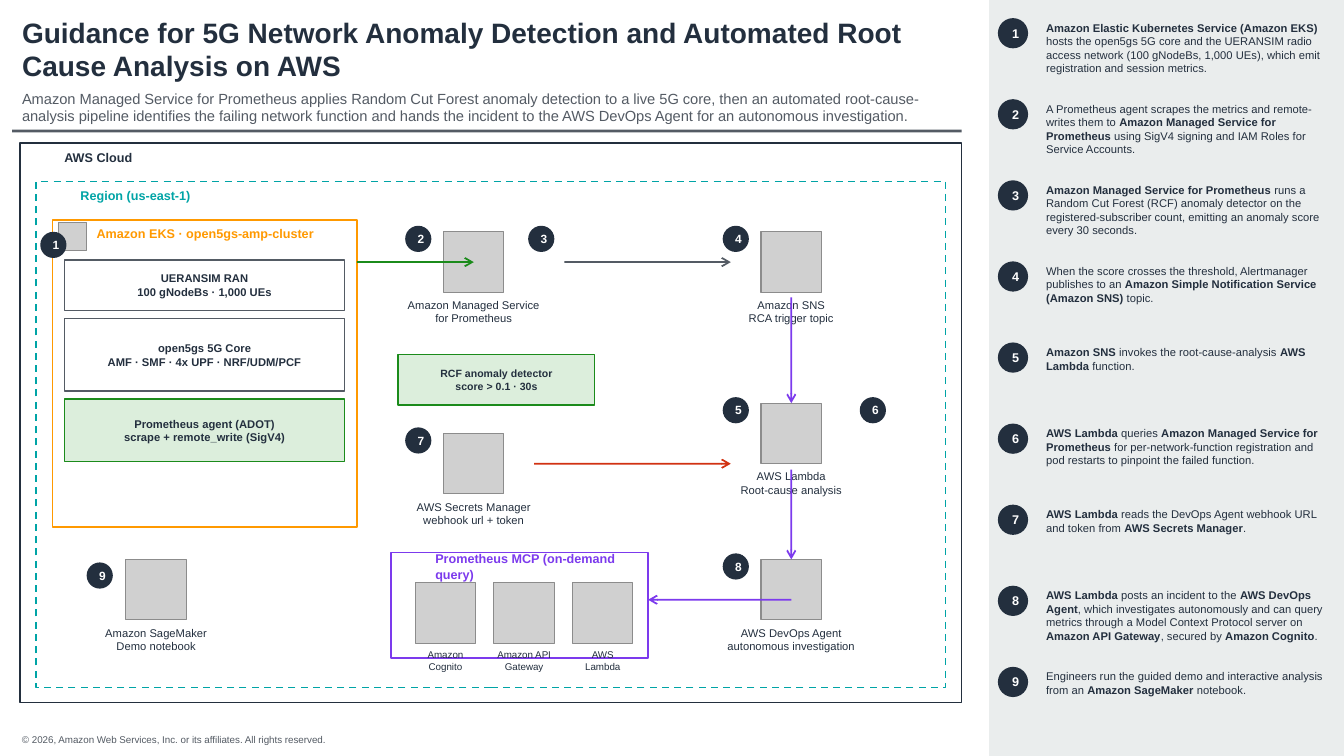
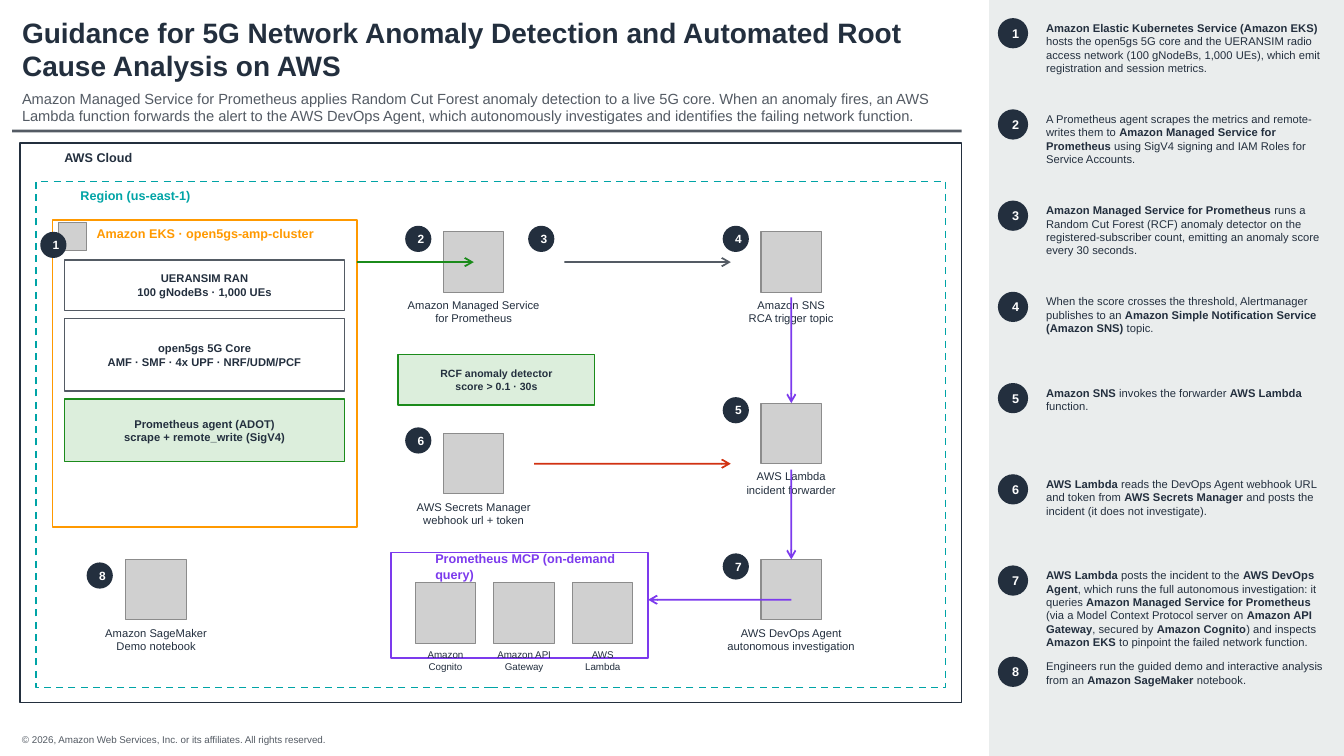
Before and after one commit to aws-solutions-library-samples/guidance-for-ai-powered-devops-agent-for-prometheus-anomaly-detection, a slide deck: slide 1 of docs/diagrams/5g-rcf-architecture-guidance.pptx. Drawn at 1344x756 pixels with LibreOffice and Linux fonts; fonts in the diff are those of the drawing; grey boxes stand for pictures. Boxes give left, top, right and bottom in pixels: in the first picture for what was removed or moved away, otherwise in the second. Text is boxed around its words. In the diff, an @@ line names an element or a change of style, - is before the commit and + after.

Commit message:
Refactor: Lambda is a pure webhook forwarder; the DevOps Agent does all investigation
Separation of concerns — the Lambda's only job is to trigger the agent:
- handler.py: rewritten as a pure forwarder. Parses the SNS/Alertmanager alert and
  POSTs an incident to the DevOps Agent webhook (HMAC or Bearer, secret read at
  runtime). Removed ALL AMP querying and root-cause derivation, plus the botocore
  SigV4 imports it needed.
- amp-stack.ts: dropped the now-unused aps:QueryMetrics/GetSeries/GetLabels/
  GetMetricMetadata policy and the AMP_WORKSPACE_ID env var from the function
  (least privilege — verified live: role has only secretsmanager Get/DescribeSecret).
- Diagrams (PPTX + SVG + PNG + Graphviz): removed the 'Lambda queries AMP' callout
  (9 steps -> 8), renumbered, relabeled the Lambda as 'incident forwarder', and the
  agent step now states it runs the full investigation (queries AMP via the MCP and
  inspects Amazon EKS).
- README, DEMO-RUNBOOK, notebook (Step 2/Step 5 narrative), deploy/20, deploy/70:
  reworded so the Lambda forwards and the agent investigates.

Deployed: Open5gsAmpStack + Open5gsNotebookStack UPDATE_COMPLETE. Notebook
regenerated (22 cells, 0 syntax errors).

```diff
--- a/docs/diagrams/5g-rcf-architecture-guidance.pptx
+++ b/docs/diagrams/5g-rcf-architecture-guidance.pptx
@@ text at [22, 93, 929, 124]: text changed @@
-Amazon Managed Service for Prometheus applies Random Cut Forest anomaly detection to a live 5G core, then an automated root-cause-analysis pipeline identifies the failing network function and hands the incident to the AWS DevOps Agent for an autonomous investigation.
+Amazon Managed Service for Prometheus applies Random Cut Forest anomaly detection to a live 5G core. When an anomaly fires, an AWS Lambda function forwards the alert to the AWS DevOps Agent, which autonomously investigates and identifies the failing network function.
@@ ellipse "2": place and size @@
-ellipse "2" at [998, 99, 1028, 129]
+ellipse "2" at [998, 109, 1028, 139]
@@ text "A Prometheus agent scrapes the ...": place and size @@
-text "A Prometheus agent scrapes the ..." at [1046, 105, 1312, 153]
+text "A Prometheus agent scrapes the ..." at [1046, 115, 1312, 163]
@@ ellipse "3": place and size @@
-ellipse "3" at [998, 180, 1028, 211]
+ellipse "3" at [998, 201, 1028, 231]
@@ text "Amazon Managed Service for Prometheus ...": place and size @@
-text "Amazon Managed Service for Prometheus ..." at [1046, 186, 1319, 237]
+text "Amazon Managed Service for Prometheus ..." at [1046, 206, 1319, 257]
@@ ellipse "4": place and size @@
-ellipse "4" at [998, 261, 1028, 291]
+ellipse "4" at [998, 292, 1028, 323]
@@ text "When the score crosses the ...": place and size @@
-text "When the score crosses the ..." at [1046, 267, 1317, 304]
+text "When the score crosses the ..." at [1046, 297, 1317, 335]
@@ ellipse "5": place and size @@
-ellipse "5" at [998, 343, 1028, 373]
+ellipse "5" at [998, 383, 1028, 413]
@@ text at [1046, 389, 1302, 410]: text changed @@
-Amazon SNS invokes the root-cause-analysis AWS Lambda function.
+Amazon SNS invokes the forwarder AWS Lambda function.
@@ ellipse "6": place and size @@
-ellipse "6" at [860, 397, 886, 423]
+ellipse "6" at [405, 427, 432, 454]
@@ text removed at [1046, 429, 1318, 466] @@
-AWS Lambda queries Amazon Managed Service for Prometheus for per-network-function registration and pod restarts to pinpoint the failed function.
@@ ellipse "6": place and size @@
-ellipse "6" at [998, 423, 1028, 454]
+ellipse "6" at [998, 475, 1028, 505]
@@ text at [747, 485, 835, 496]: text changed @@
-Root-cause analysis
+incident forwarder
@@ text at [1046, 480, 1317, 517]: text changed @@
-AWS Lambda reads the DevOps Agent webhook URL and token from AWS Secrets Manager.
+AWS Lambda reads the DevOps Agent webhook URL and token from AWS Secrets Manager and posts the incident (it does not investigate).
@@ ellipse "8": place and size @@
-ellipse "8" at [723, 554, 749, 580]
+ellipse "8" at [87, 563, 113, 589]
@@ ellipse "7": place and size @@
-ellipse "7" at [405, 427, 432, 454]
+ellipse "7" at [723, 554, 749, 580]
@@ ellipse "7": place and size @@
-ellipse "7" at [998, 505, 1028, 535]
+ellipse "7" at [998, 566, 1028, 596]
@@ text at [1046, 571, 1317, 649]: text changed @@
-AWS Lambda posts an incident to the AWS DevOps Agent, which investigates autonomously and can query metrics through a Model Context Protocol server on Amazon API Gateway, secured by Amazon Cognito.
+AWS Lambda posts the incident to the AWS DevOps Agent, which runs the full autonomous investigation: it queries Amazon Managed Service for Prometheus (via a Model Context Protocol server on Amazon API Gateway, secured by Amazon Cognito) and inspects Amazon EKS to pinpoint the failed network function.
@@ ellipse "8": place and size @@
-ellipse "8" at [998, 586, 1028, 616]
+ellipse "8" at [998, 656, 1028, 687]
@@ text "Engineers run the guided demo ...": place and size @@
-text "Engineers run the guided demo ..." at [1046, 672, 1323, 696]
+text "Engineers run the guided demo ..." at [1046, 662, 1323, 686]
@@ ellipse removed at [998, 667, 1028, 698] @@
-9
```
Also in this commit, not shown: 16 other files.
